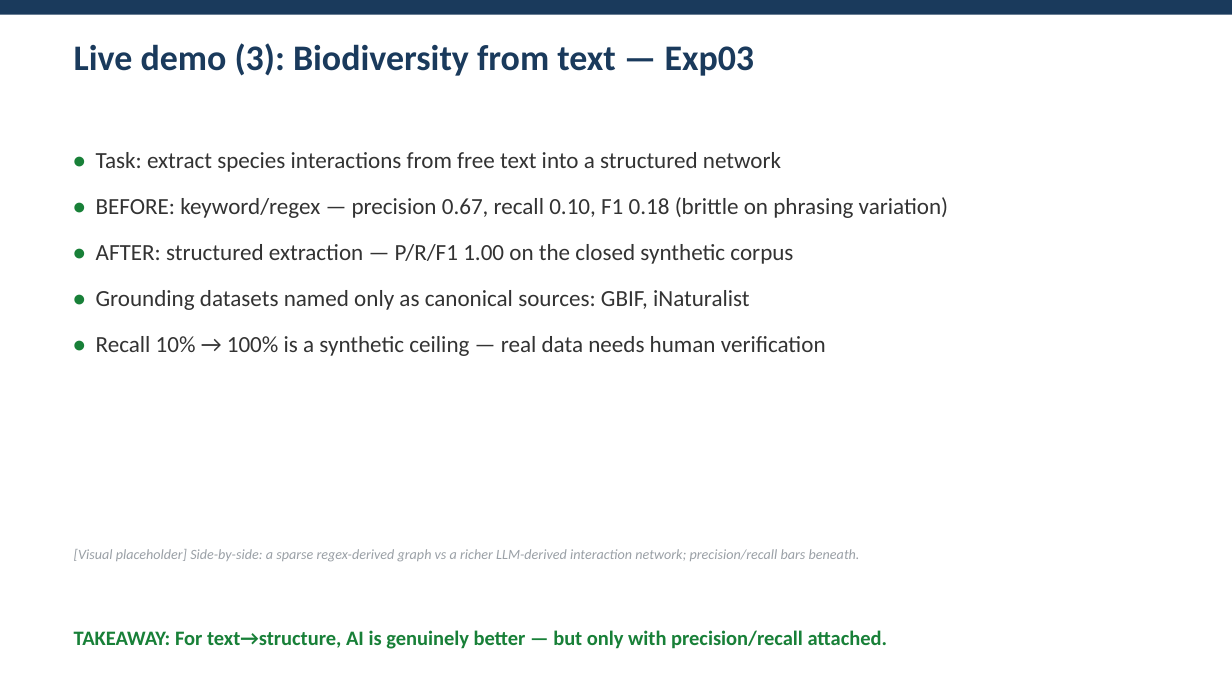
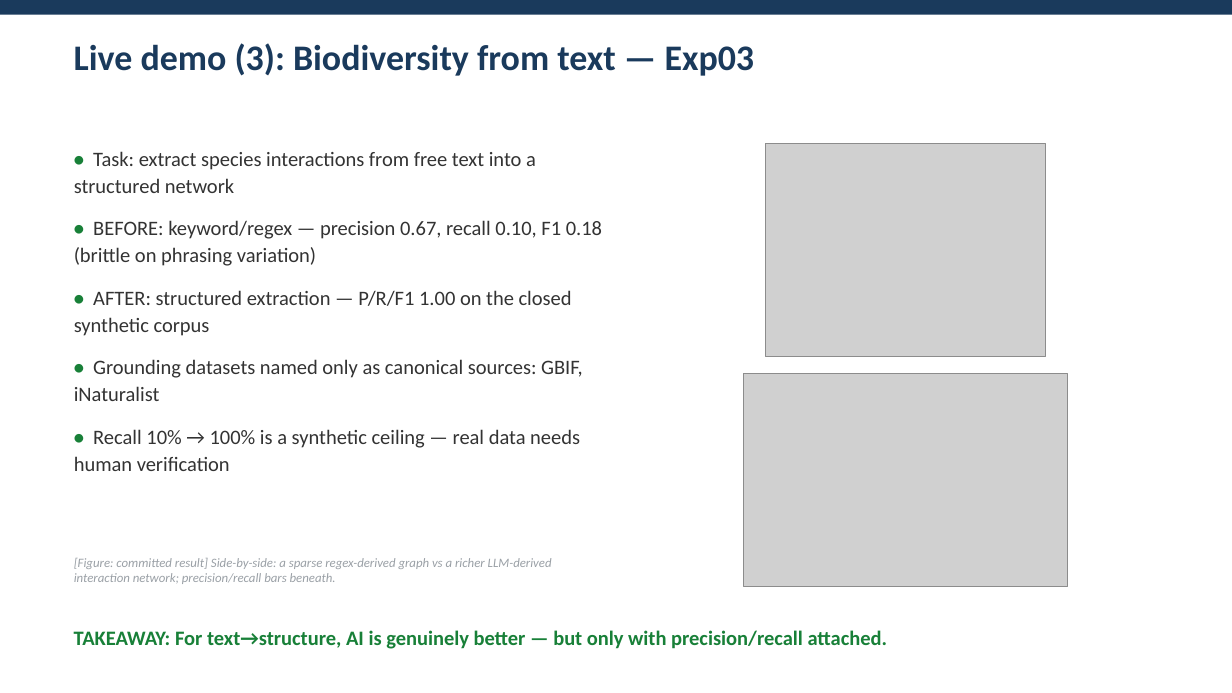
Before and after one commit to dlmastery/environment_stats_talk, a slide deck: slide 10 of docs/talk/deck.pptx. Drawn at 1232x693 pixels with LibreOffice and Linux fonts; fonts in the diff are those of the drawing; grey boxes stand for pictures. Boxes give left, top, right and bottom in pixels: in the first picture for what was removed or moved away, otherwise in the second. Text is boxed around its words. In the diff, an @@ line names an element or a change of style, - is before the commit and + after.

```diff
--- a/docs/talk/deck.pptx
+++ b/docs/talk/deck.pptx
@@ text "• Task: extract species interactions ..." at box(74, 151, 602, 471): size 18 to 16 pt @@
@@ picture added at box(766, 143, 1046, 357) @@
@@ picture added at box(744, 373, 1068, 587) @@
@@ text at box(74, 558, 552, 584): text changed; size 11 to 10 pt @@
-[Visual placeholder] Side-by-side: a sparse regex-derived graph vs a richer LLM-derived interaction network; precision/recall bars beneath.
+[Figure: committed result] Side-by-side: a sparse regex-derived graph vs a richer LLM-derived interaction network; precision/recall bars beneath.
```
Also in this commit, not shown: 4 other slides changed, 2 slides added, 1 other file.
